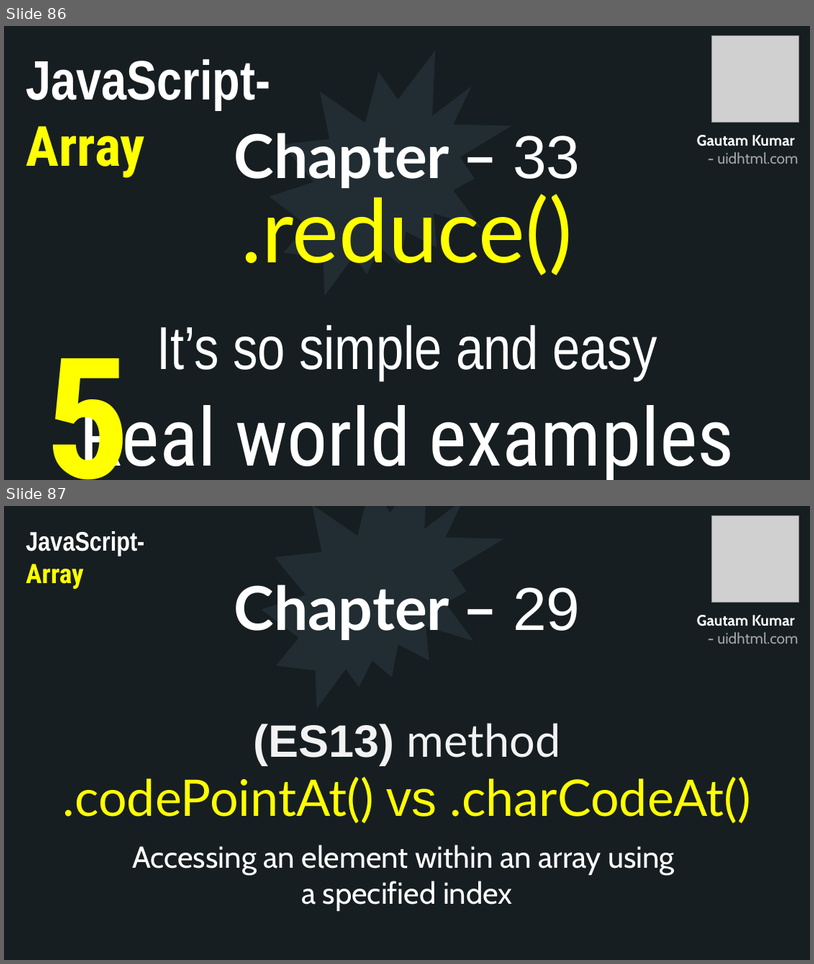
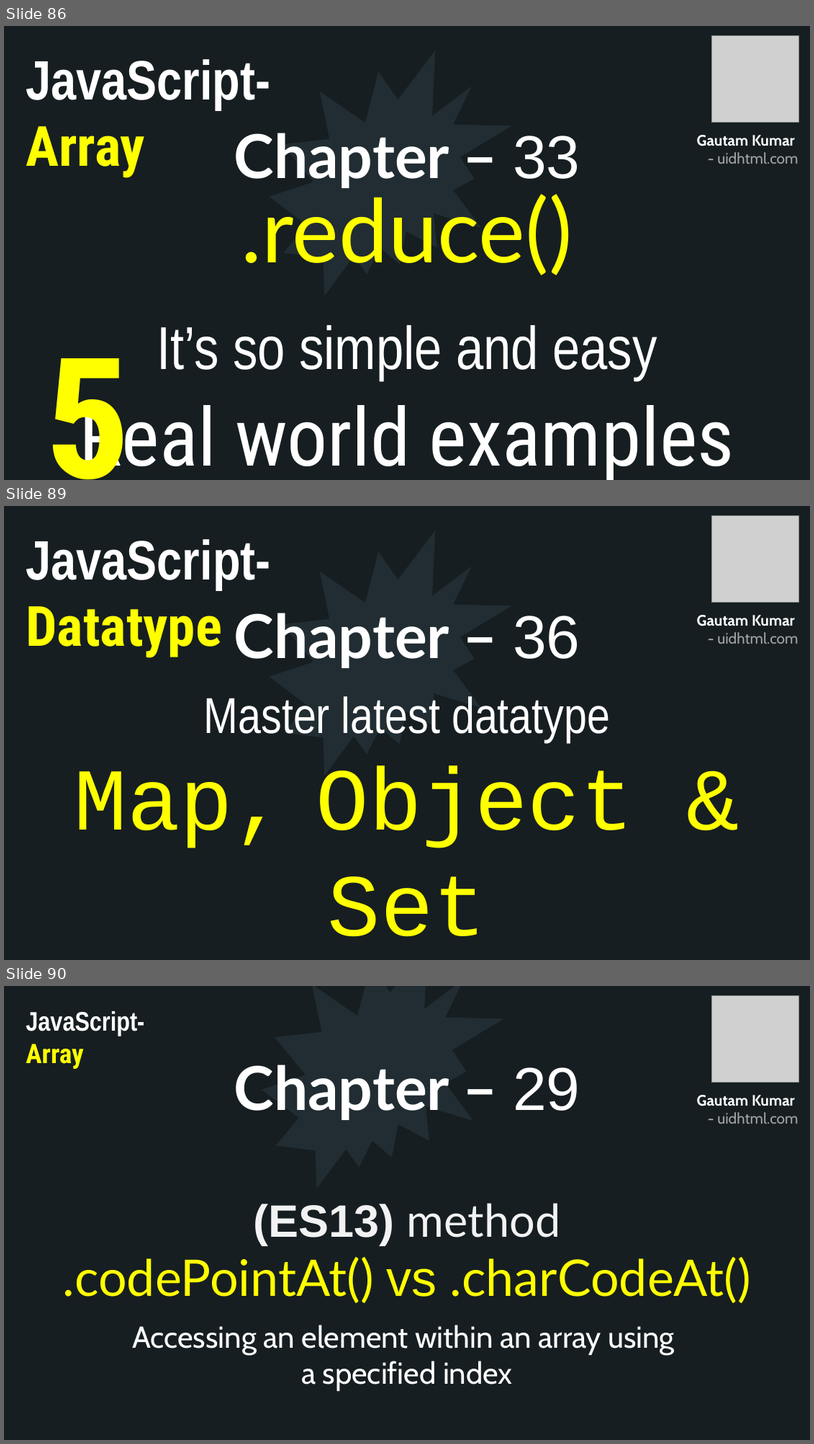
Before and after one commit to uidhtml/javascript-tutorials, a slide deck: Javascript Tutorials.pptx. Shown one above the other, each under a label of ours: slides 86 and 87 before the commit, slides 86, 89 and 90 after it; the slides between them are not shown. The pictures are 814x964 and 814x1444 pixels, drawn with LibreOffice and Linux fonts; fonts in the diff are those of the drawing; grey boxes stand for pictures. Boxes give left, top, right and bottom in pixels: in the first picture for what was removed or moved away, otherwise in the second. Text is boxed around its words. In the diff, an @@ line names an element or a change of style, - is before the commit and + after.

Commit message:
Added chapter 35

```diff
--- a/Javascript Tutorials.pptx
+++ b/Javascript Tutorials.pptx
@@ slide 89 added at (4, 506, 810, 960), background #2C3C43; not listed: 10 template elements that a slide beside it also shows @@
@@ rectangle added at (4, 506, 810, 960), fill #161E22 @@
@@ picture added at (712, 515, 800, 602) @@
@@ text added at (26, 539, 270, 658), 66 pt, text #FFFFFF, bold @@
+JavaScript- Datatype
@@ irregular seal added at (270, 530, 512, 775), fill #212D32 @@
@@ title added at (234, 613, 580, 668), 72 pt, text #FFFFFF, bold @@
+Chapter – 36
@@ text added at (697, 615, 798, 644), 18 pt, text #A6A6A6, bold @@
+Gautam Kumar
+- uidhtml.com
@@ text added at (204, 696, 610, 742), 60 pt, text #FFFFFF @@
+Master latest datatype
@@ text added at (75, 766, 634, 937), 105 pt, text #FFFF00 @@
+Map, Object & Set
@@ what was slide 87 is now slide 90 @@
```
Also in this commit, not shown: 2 other slides added, 12 other files.
